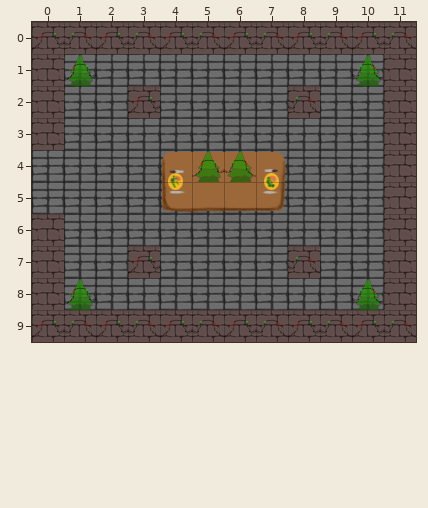
Two states of a Tiled map, Resources/Maps/TiledMap3.tmx. The first picture shows the starting point.
Cells are 32x32 px. Shown: x 0..11, y 0..9.
New version:
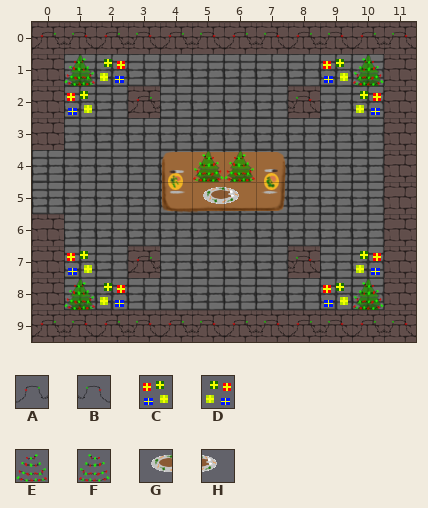
Key: from "Lights": A 0, B 1; from "PresentsSet": C 0, D 1; from "TreeLights": E 0, F 1; from "Turkey": G 0, H 1.
_ is an empty cell.
Tiles of an added or newly shown layer are drawn over the layers below it.
The commit says: Developing the map and having a ton of fun :)
Change:
Layer "Lights":
The edit turns tile A into tile E in row 1 at x 1; in row 8 at x 1.
The edit turns tile B into tile E in row 4 at x 6.
The edit turns tile A into tile F in row 4 at x 5.
The edit turns tile B into tile F in row 1 at x 10; in row 8 at x 10.
There is now tile G in row 5 at x 5.
There is now tile H in row 5 at x 6.
Layer "Presents" (added):
There is now tile C in row 1 at x 9; in row 2 at x 1; in row 7 at x 1; in row 8 at x 9.
There is now tile D in row 1 at x 2; in row 2 at x 10; in row 7 at x 10; in row 8 at x 2.
Where, in picture pixels (left, top, right, bottom), the same in both pictures:
changed: (64, 58, 125, 115)
changed: (323, 58, 384, 115)
changed: (192, 154, 256, 204)
changed: (64, 251, 125, 310)
changed: (323, 251, 384, 310)
